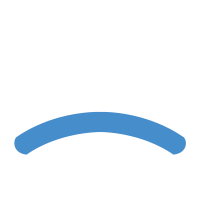
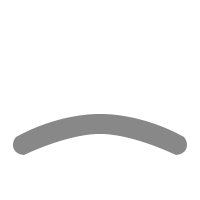
Revision of a layered 200 × 200 image; what changed, layer by layer:
renamed "Rectangle 2 copy" to "Link", opacity 99% → 100%, painted on it over (13, 111, 187, 155)
